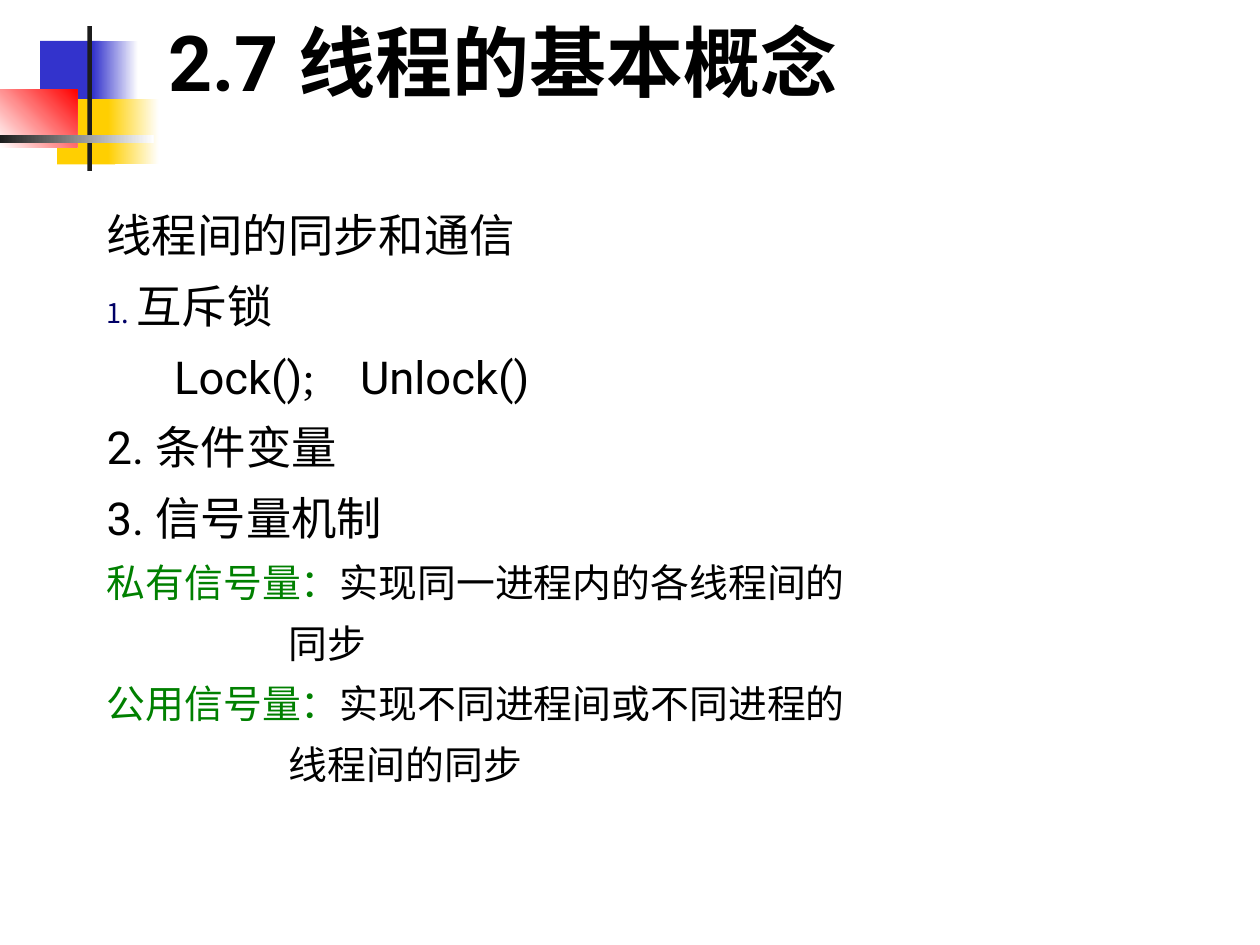
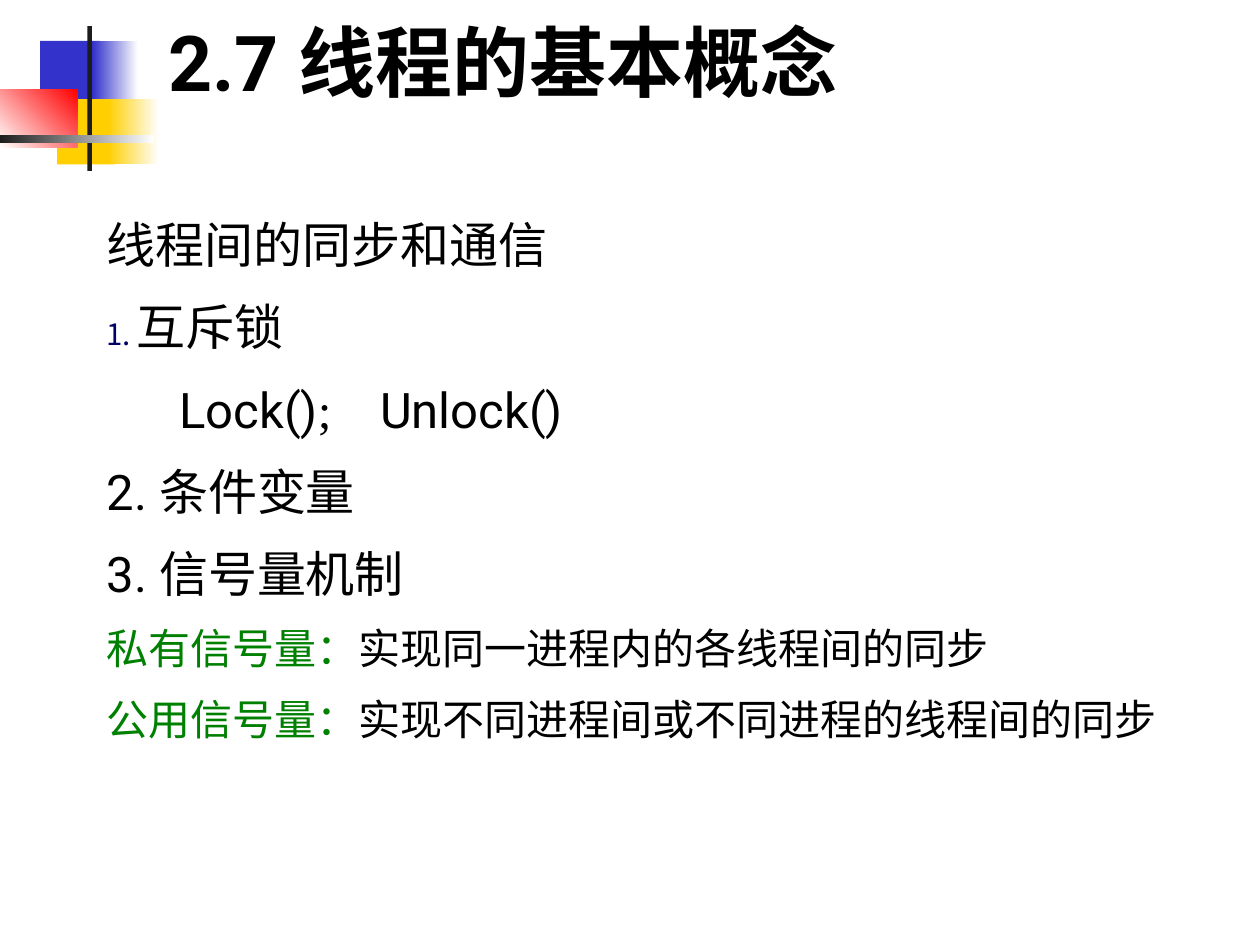
Before and after one commit to edu2act/course-OS, a slide deck: slide 128 of materials/slides/OS_Chap 2.ppt. Drawn at 1260x945 pixels with LibreOffice and Linux fonts; fonts in the diff are those of the drawing. Boxes give left, top, right and bottom in pixels: in the first picture for what was removed or moved away, otherwise in the second. Text is boxed around its words. In the diff, an @@ line names an element or a change of style, - is before the commit and + after.

```diff
--- a/materials/slides/OS_Chap 2.ppt
+++ b/materials/slides/OS_Chap 2.ppt
@@ text at (107, 221, 563, 596): size 25.9 to 28 pt in "线程间的同步和通信", "互斥锁", "Lock(); Unlock()", "2. 条件变量" and 1 more places; line spacing 1.3 to 1.4 @@
@@ text at (107, 628, 1157, 739): text changed; size 22.2 to 24 pt @@
-私有信号量：实现同一进程内的各线程间的
-同步
-公用信号量：实现不同进程间或不同进程的
-线程间的同步
+私有信号量：实现同一进程内的各线程间的同步
+公用信号量：实现不同进程间或不同进程的线程间的同步
```
Also in this commit, not shown: 12 other slides changed, 13 other files.
